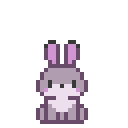
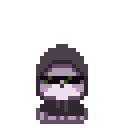
Two versions of the same layered image (128x128). Layer-by-layer changes:
hid group "Help" (5 layers) over [36,40,88,116]
added group "Idle copy" with 2 layers above "Idle" over [36,40,88,116]
added layer "Layer 8" in group "Idle copy" over [36,44,88,116]
